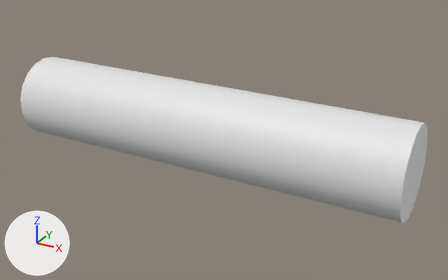
Two versions of the FBX model Assets/Game Elements/main_tunnel.FBX, one commit apart.
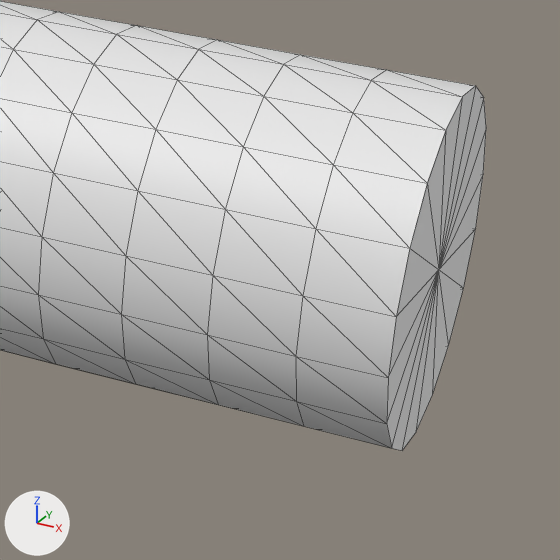
Each version appears first whole from a 50 mm camera at (569.0, -562.0, 272.0) aimed at (257.0, 6.0, -12.0), and next in a close-up on the part from 66% to 100% of the width and 35% to 90% of the height. Arrows for +X, +Y and +Z are at lower left; the lights stay in place. The close-ups show mesh edges as thin lines. Where no turn or scale is listed for an object, it has been applied to the vertices.

The first close-up shows 'main_tunnel_mesh'.
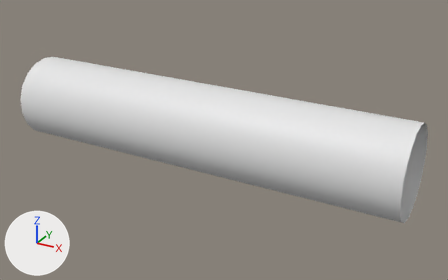
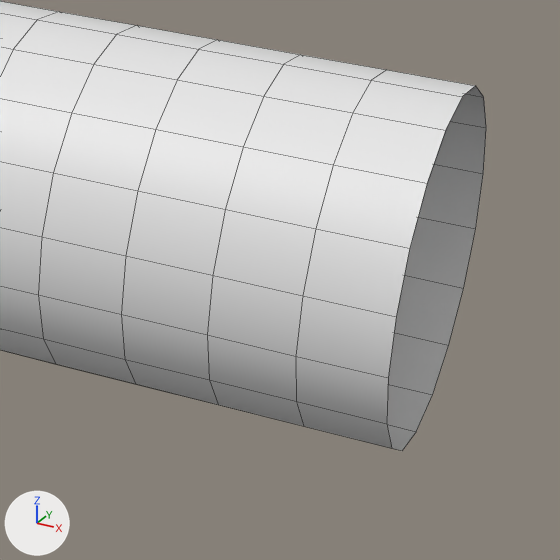
Commit message: removed ends of tunnel

Location of each change, (x1, y1, x2, y2) in pixels of the close-ups (560 x 560 px):
part 1 of me_mesh, deleted: before (387, 86, 486, 451)

Edits to the bpy script that builds the scene:
```text
Change me_mesh:
    used by ob_main_tunnel_mesh; location = (0.0, 0.0, 0.0)
    remove me_mesh.from_pydata(...)  # 380 vertices, 756 faces; spans x 0.0..471.0, y -49.0..49.0, z -50.0..50.0
    add me_mesh.from_pydata(...)  # 378 vertices, 360 faces; spans x 0.0..471.0, y -49.0..49.0, z -50.0..50.0
    me_mesh part 1: 1 vertex removed from x 471.0, y 0.0, z 0.0
```
